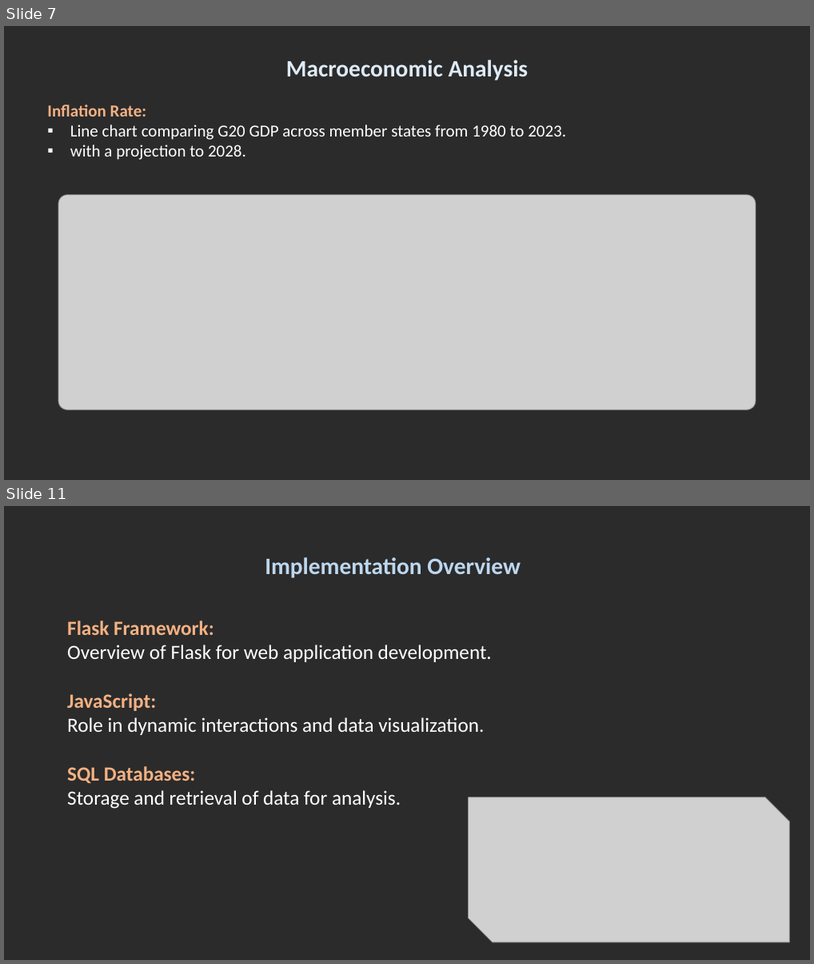
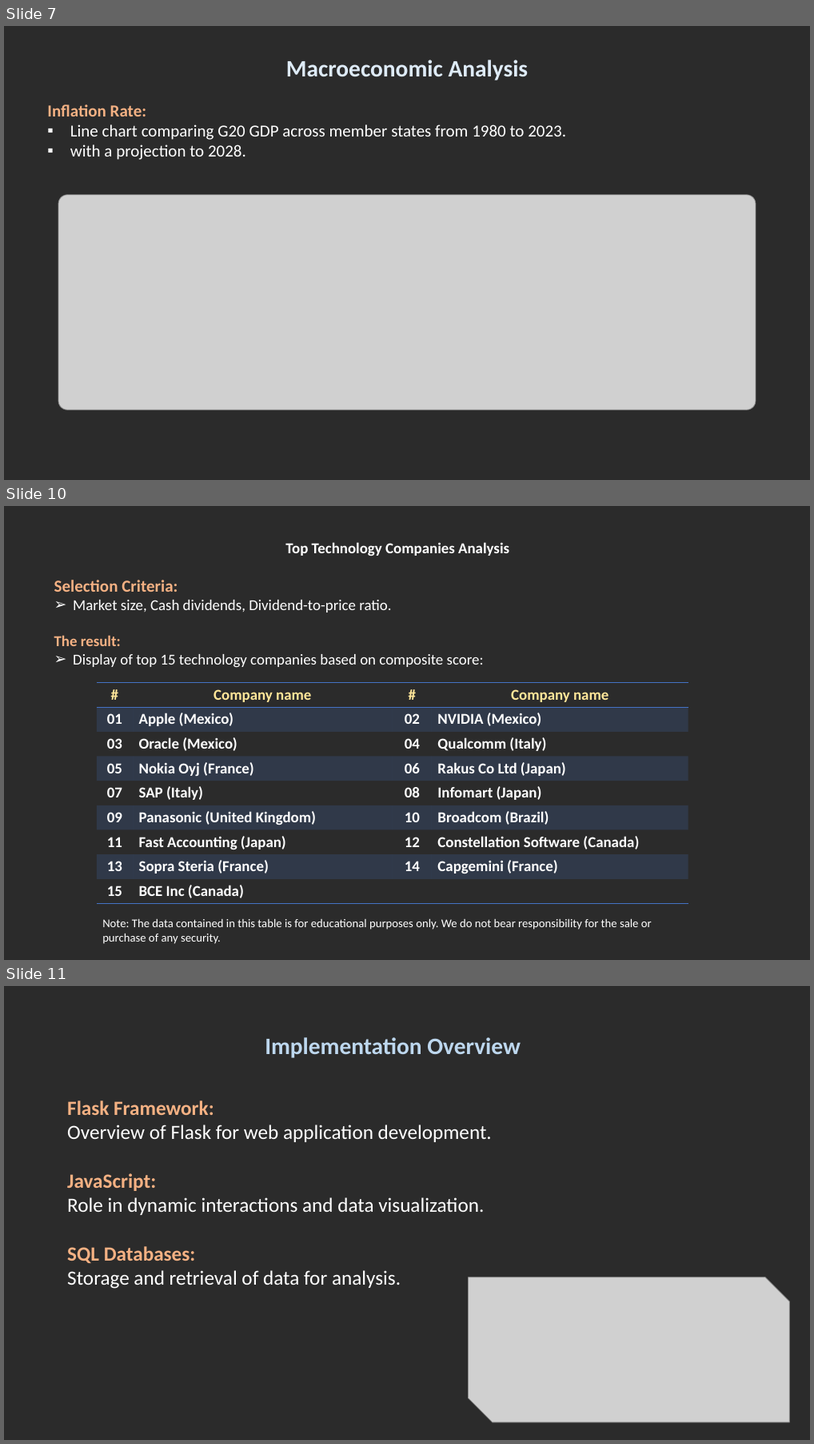
Before and after one commit to jash1112/Project_3, a slide deck: Presentation.pptx. Shown one above the other, each under a label of ours: slides 7 and 11 before the commit, slides 7, 10 and 11 after it; the slides between them are not shown. The pictures are 814x964 and 814x1444 pixels, drawn with LibreOffice and Linux fonts; fonts in the diff are those of the drawing; grey boxes stand for pictures; background and template pictures are left out; a plain dark background stands for a picture behind light text. Boxes give left, top, right and bottom in pixels: in the first picture for what was removed or moved away, otherwise in the second. Text is boxed around its words. In the diff, an @@ line names an element or a change of style, - is before the commit and + after.

```diff
--- a/Presentation.pptx
+++ b/Presentation.pptx
@@ slide 10 added at box(4, 506, 810, 960), background picture (left out) @@
@@ text added at box(54, 542, 510, 668), 18 pt, text #FFFFFF @@
+Top Technology Companies Analysis
+Selection Criteria:
+➢ Market size, Cash dividends, Dividend-to-price ratio.
+The result:
+➢ Display of top 15 technology companies based on composite score:
@@ table added at box(97, 683, 689, 904), 9 rows, 4 columns @@
+# | Company name | # | Company name
+01 | Apple (Mexico) | 02 | NVIDIA (Mexico)
+03 | Oracle (Mexico) | 04 | Qualcomm (Italy)
+05 | Nokia Oyj (France) | 06 | Rakus Co Ltd (Japan)
+07 | SAP (Italy) | 08 | Infomart (Japan)
+09 | Panasonic (United Kingdom) | 10 | Broadcom (Brazil)
+11 | Fast Accounting (Japan) | 12 | Constellation Software (Canada)
+13 | Sopra Steria (France) | 14 | Capgemini (France)
+15 | BCE Inc (Canada) |  | 
@@ text added at box(102, 918, 652, 944), 14 pt, text #FFFFFF @@
+Note: The data contained in this table is for educational purposes only. We do not bear responsibility for the sale or purchase of any security.
```
Also in this commit, not shown: 8 slides changed, 1 other slide added, 1 slide removed.
